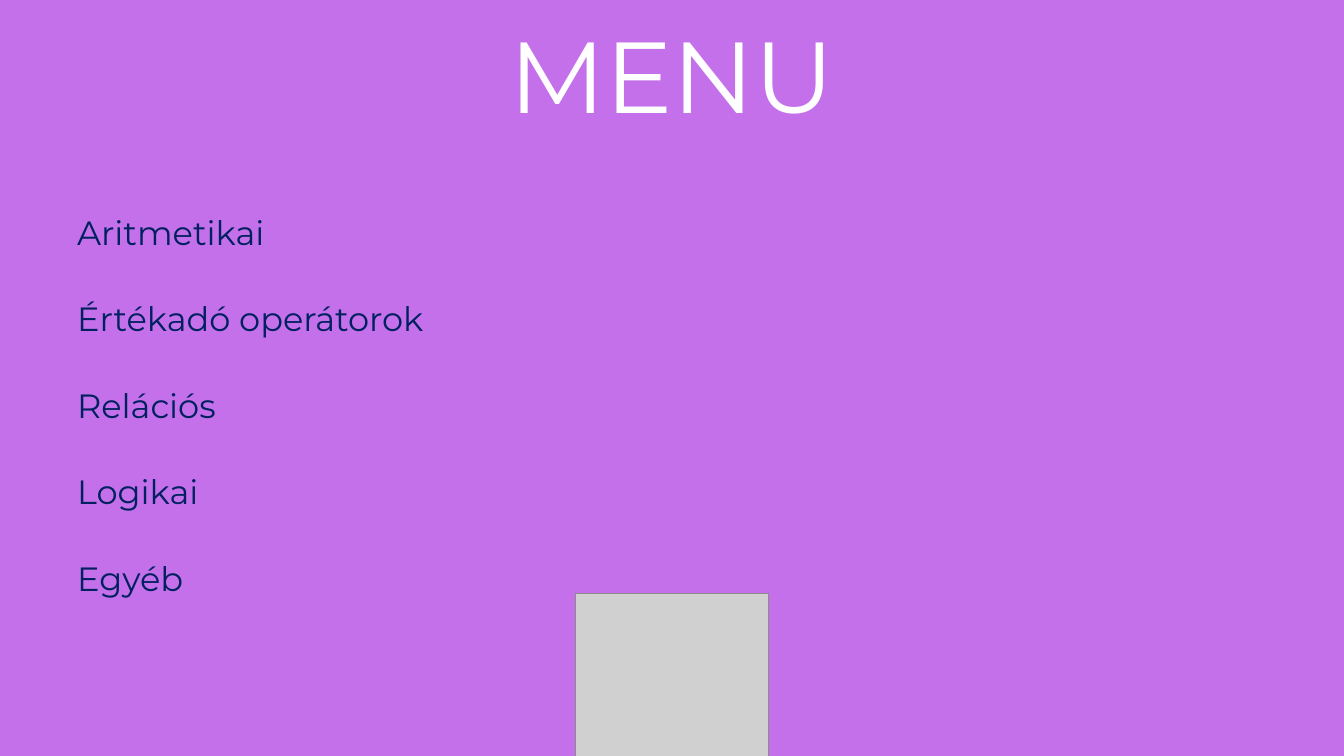
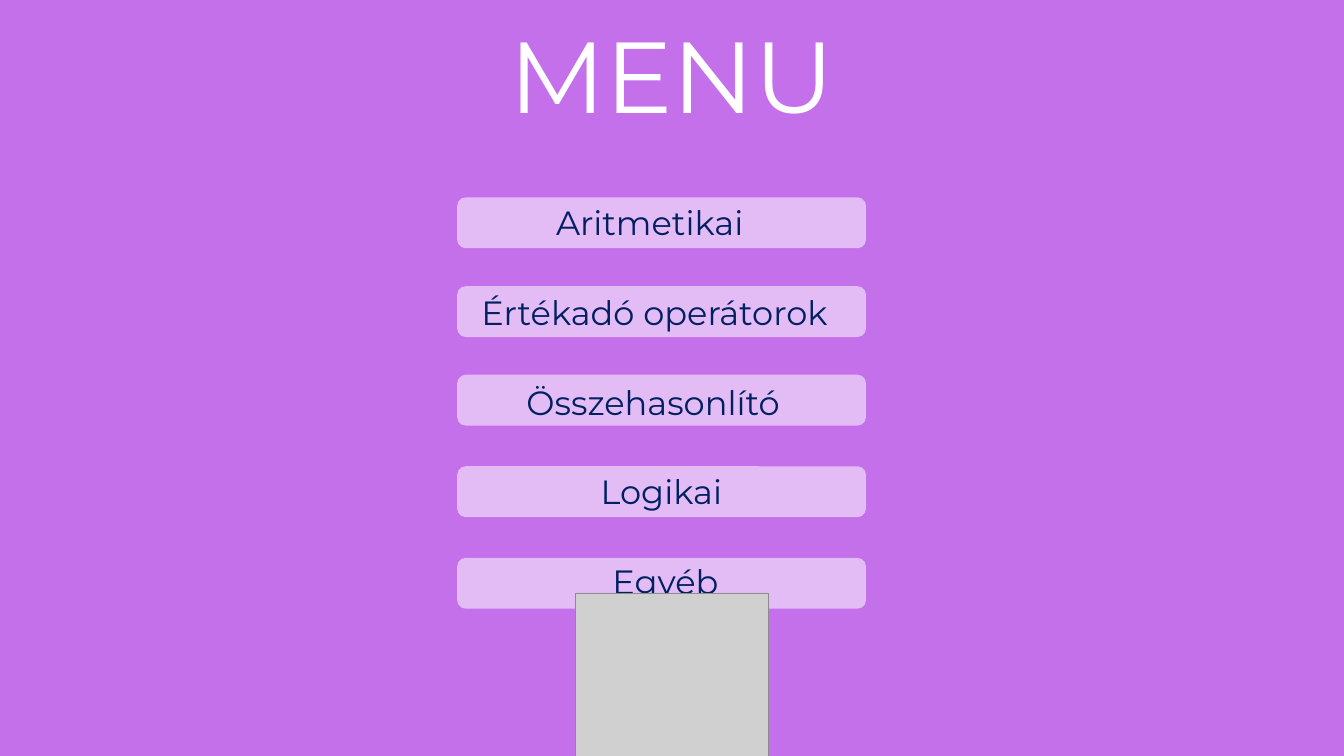
Before and after one commit to Goncol0907/Operatorok, a slide deck: slide 2 of Operátorok.pptx. Drawn at 1344x756 pixels with LibreOffice and Linux fonts; fonts in the diff are those of the drawing; grey boxes stand for pictures. Boxes give left, top, right and bottom in pixels: in the first picture for what was removed or moved away, otherwise in the second. Text is boxed around its words. In the diff, an @@ line names an element or a change of style, - is before the commit and + after.

```diff
--- a/Operátorok.pptx
+++ b/Operátorok.pptx
@@ rounded rectangle added at bbox=[458, 198, 867, 248], fill #FFFFFF at 53% opacity @@
@@ text "Aritmetikai": place and size @@
-text "Aritmetikai" at bbox=[77, 220, 264, 245]
+text "Aritmetikai" at bbox=[556, 210, 743, 235]
@@ rounded rectangle added at bbox=[458, 286, 867, 337], fill #FFFFFF at 53% opacity @@
@@ text "Értékadó operátorok": place and size @@
-text "Értékadó operátorok" at bbox=[77, 301, 423, 338]
+text "Értékadó operátorok" at bbox=[481, 295, 827, 332]
@@ rounded rectangle added at bbox=[458, 375, 867, 425], fill #FFFFFF at 53% opacity @@
@@ text added at bbox=[526, 386, 779, 416], 24 pt, text #002060 @@
+Összehasonlító
@@ text removed at bbox=[77, 393, 216, 418] @@
-Relációs
@@ rounded rectangle added at bbox=[458, 467, 867, 517], fill #FFFFFF at 53% opacity @@
@@ text "Logikai": place and size @@
-text "Logikai" at bbox=[77, 479, 198, 511]
+text "Logikai" at bbox=[601, 479, 722, 511]
@@ rounded rectangle added at bbox=[458, 558, 867, 608], fill #FFFFFF at 53% opacity @@
@@ text "Egyéb" rewrapped from bbox=[77, 566, 183, 598] to bbox=[612, 569, 718, 594] @@
```
Also in this commit, not shown: 6 other slides changed, 1 slide added.
